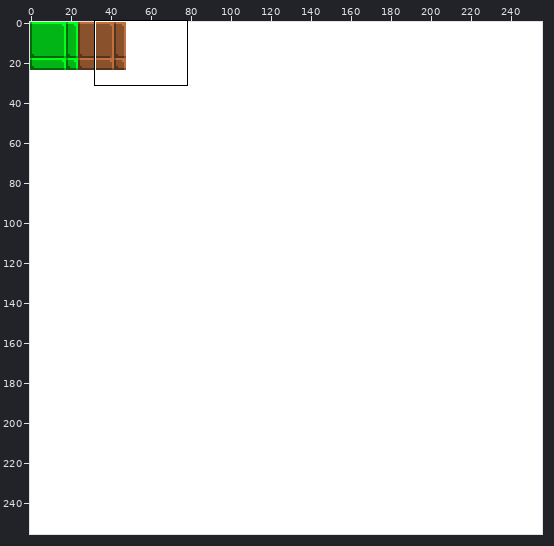
Two states of a sprite sheet, graphics/terrain/HTerrain.png. Above: a wide view before the commit, with the close-up outlined.
Close-up. As it was:
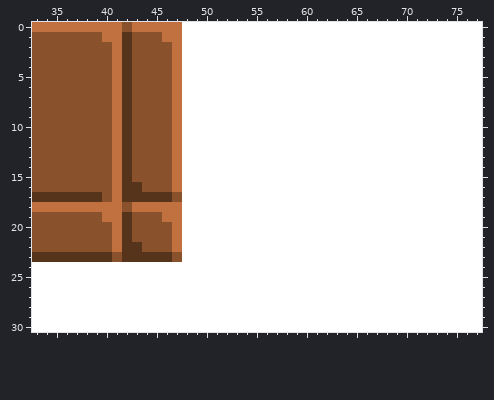
The file is 256x256 pixels. Shown: x 33..77, y 0..30.
After the commit:
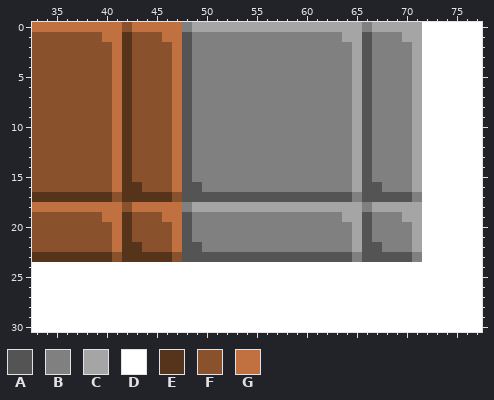
Palette (. is transparent): A #545454  B #808080  C #a5a5a5  D #ffffff  E #56331b  F #89512c  G #c1713f
What changed:
Colour D gives way to colour A in rows 1 to 15 at x 48 and 66; in row 16 at x 48 to 49 and 66 to 67; in row 17 at x 48 to 64 and 66 to 70; in rows 19 to 21 at x 48 and 66; in row 22 at x 48 to 49 and 66 to 67; in row 23 at x 48 to 64 and 66 to 70.
Colour D gives way to colour B in row 0 at x 48 and 66; in row 1 at x 49 to 63 and 67 to 69; in rows 2 to 15 at x 49 to 64 and 67 to 70; in row 16 at x 50 to 64 and 68 to 70; in row 17 at x 65 and 71; in row 18 at x 48 and 66.
Colour D gives way to colour B in row 19 at x 49 to 63 and 67 to 69; in rows 20 to 21 at x 49 to 64 and 67 to 70; in row 22 at x 50 to 64 and 68 to 70; in row 23 at x 65 and 71.
Colour D gives way to colour C in row 0 at x 49 to 65 and 67 to 71; in row 1 at x 64 to 65 and 70 to 71; in rows 2 to 16 at x 65 and 71; in row 18 at x 49 to 65 and 67 to 71; in row 19 at x 64 to 65 and 70 to 71; in rows 20 to 22 at x 65 and 71.
Colour F gives way to colour E in row 17 at x 40.
Colour G gives way to colour F in row 17 at x 41.
Boxes around the changes in both close-ups, in picture pixels (x1, y1, x2, y2):
changed: (182, 22, 422, 262)
changed: (102, 192, 122, 202)
